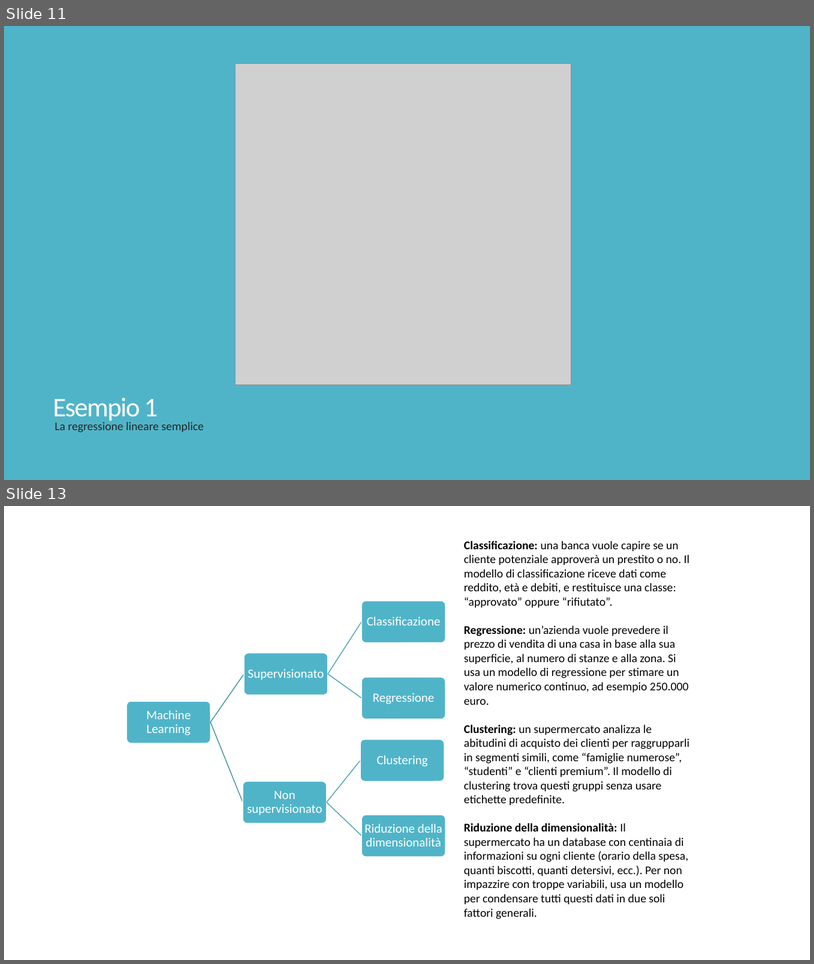
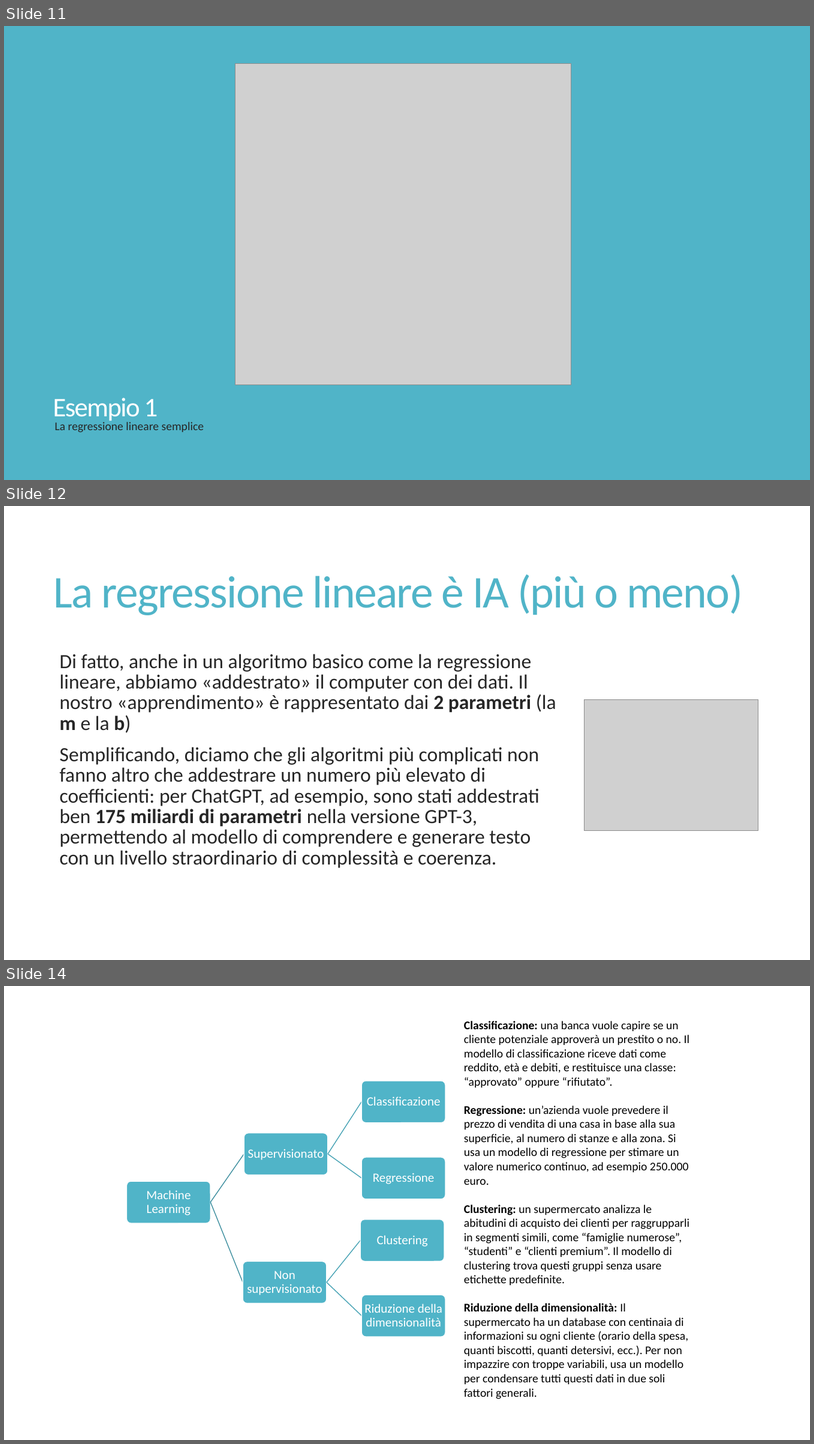
Before and after one commit to misterkilgore/machine_learning_4_pmi, a slide deck: slides/Innovazione con l’IA - Lezione 1.pptx. Shown one above the other, each under a label of ours: slides 11 and 13 before the commit, slides 11, 12 and 14 after it; the slides between them are not shown. The pictures are 814x964 and 814x1444 pixels, drawn with LibreOffice and Linux fonts; fonts in the diff are those of the drawing; grey boxes stand for pictures. Boxes give left, top, right and bottom in pixels: in the first picture for what was removed or moved away, otherwise in the second. Text is boxed around its words. In the diff, an @@ line names an element or a change of style, - is before the commit and + after.

```diff
--- a/slides/Innovazione con l’IA - Lezione 1.pptx
+++ b/slides/Innovazione con l’IA - Lezione 1.pptx
@@ slide 12 added at [4, 506, 810, 960], background #FFFFFF @@
@@ title added at [54, 574, 743, 615], 54 pt, text #50B4C8 @@
+La regressione lineare è IA (più o meno)
@@ text added at [60, 654, 557, 868], 24 pt, text #262626 @@
+  Di fatto, anche in un algoritmo basico come la regressione lineare, abbiamo «addestrato» il computer con dei dati. Il nostro «apprendimento» è rappresentato dai 2 parametri (la m e la b)
+  Semplificando, diciamo che gli algoritmi più complicati non fanno altro che addestrare un numero più elevato di coefficienti: per ChatGPT, ad esempio, sono stati addestrati ben 175 miliardi di parametri nella versione GPT-3, permettendo al modello di comprendere e generare testo con un livello straordinario di complessità e coerenza.
@@ picture added at [585, 700, 759, 831] @@
@@ what was slide 13 is now slide 14 @@
```
Also in this commit, not shown: 3 slides changed, 2 other slides added, 2 other files.
